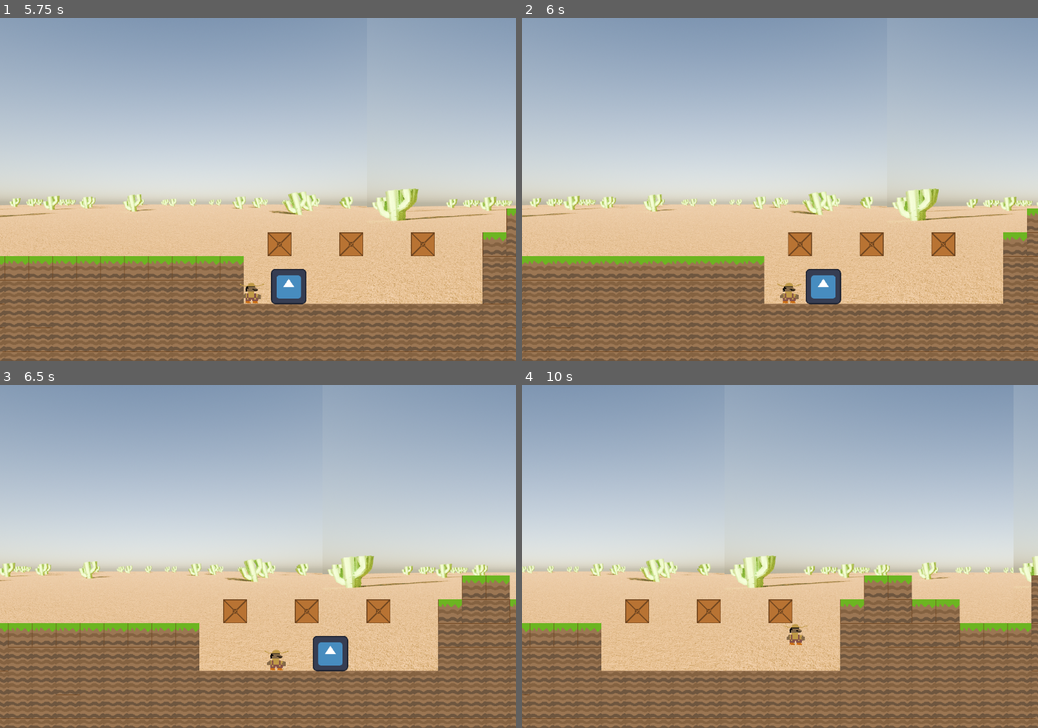
Above: before the commit, frames 1-4 (two rows, left to right).
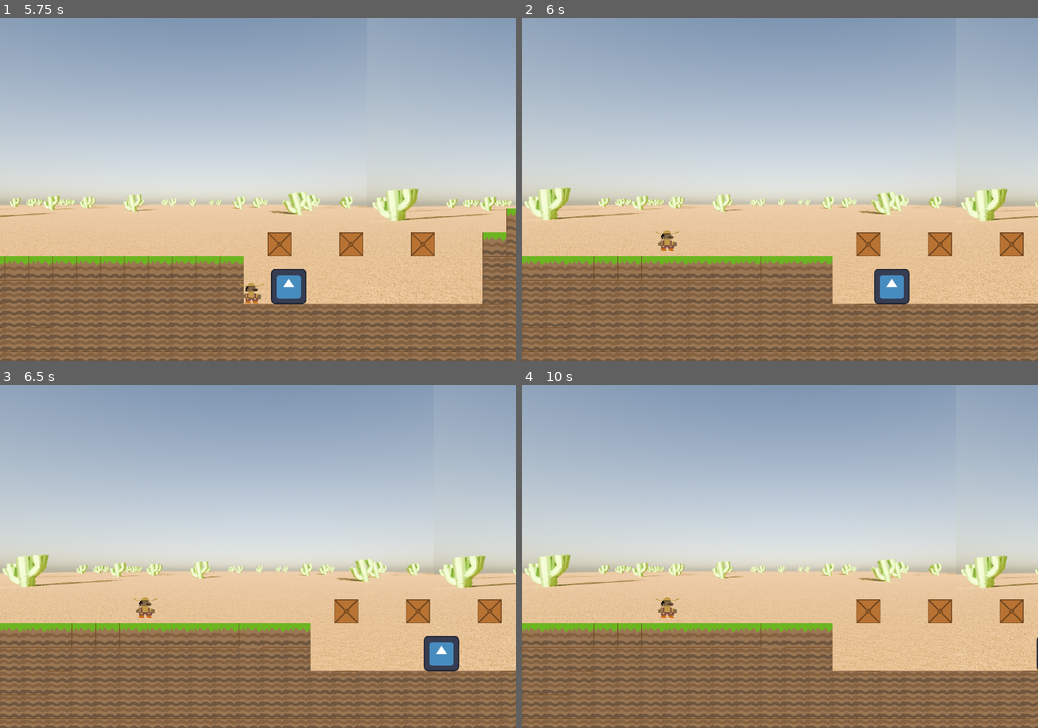
Above: after the commit, the same moments.

Repository: Burns3y/Pedro
Game: Godot game, scene res://scenes/levels/level 1.tscn
Same seed, same stepped clock (60 frames per second), same inputs: the game is played once before the commit and once after it. The engine's default icon, where the game draws it, is replaced by a stand-in: a white triangle on a blue panel in a dark square.
Inputs:
- Up to frame 1 (5.75 s): click "Start Game" at 0.5 s; hold Right (right) 1.28-2.78 s; tap W (jump) at 1.52, 2.27, 3.77, 4.52, 5.27 s; hold Left (left) 2.78-3.53 s; hold Right (right) 3.53-5.03 s; hold Left (left) from 5.03 s (still down)
- Up to frame 2 (6 s): release Left (left) at 5.78 s; hold Right (right) from 5.78 s (still down)
- Up to frame 3 (6.5 s): keep holding Right (right)
- Up to frame 4 (10 s): release Right (right) at 6.53 s; hold Left (left) 6.53-8.03 s; tap W (jump) at 6.77, 7.52, 8.27, 9.77 s; hold Right (right) from 8.03 s (still down)

Frame 1 is identical in both runs. In frame 2, 12% of the frame differs, in the area x 0-100%, y 49-100%; in frame 3, 16%; in frame 4, 22%.

Commit message:
Made Pedro tp back
TODO - MAKE START SCREEN VISIBLE WHNE HE DIES

Diff:
--- a/scenes/player/pedro.gd
+++ b/scenes/player/pedro.gd
@@ -1,4 +1,6 @@
 extends CharacterBody2D
+
+signal player_died
 
 var NO_WALL_JUMP = 0
 var SPEED = 13000
@@ -46,6 +48,9 @@
 
 func _on_player_died():
 	print("Pedro died")
+	player_died.emit()
+	position = Vector2(304, 469)
+	started = false
 
 #
 #
